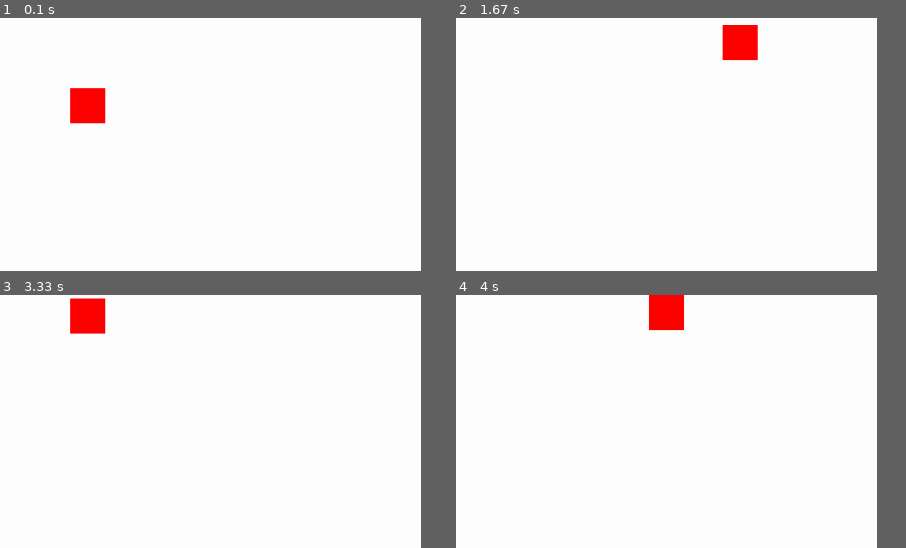
Above: before the commit, frames 1-4 (two rows, left to right).
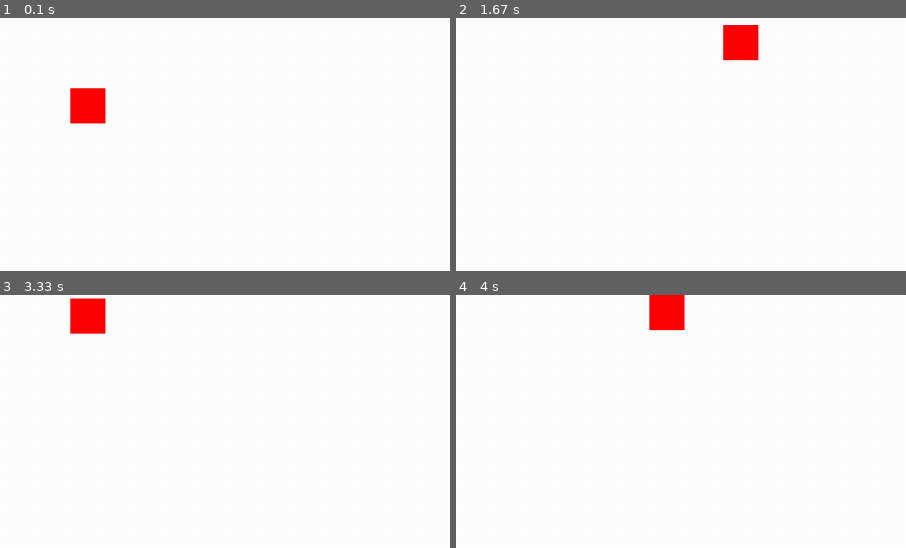
Above: after the commit, the same moments.

Repository: ToastWithCheeze/Programmering-Niva1
Game: pygame game, started from pygame/main.py
The game is run twice, just before and just after one commit, with the same random seed, the same clock (stepped at 60 frames per second) and the same inputs.
Inputs:
- Up to frame 1 (0.1 s): no input
- Up to frame 2 (1.67 s): hold Right 0.33-0.8 s; hold Up 0.83-1.13 s; hold Right 1.17-1.63 s
- Up to frame 3 (3.33 s): hold Left 1.67-2.2 s; hold Down 2.23-2.53 s; hold Left 2.57-2.97 s; hold Up from 3 s (still down)
- Up to frame 4 (4 s): release Up at 3.37 s; hold Right from 3.4 s (still down)
The pictures show only the part of the screen within x 0-50%, y 0-50%; the shares and areas given below are measured in that part.
In our replay, the window is 421x421 before the commit and 900x506 after it. These sizes can differ from the game's own. Grey fills any space a smaller window leaves; there, only what the larger window draws over its background counts as a difference.

The runs differ from the first frame. In frame 1, 0.1% of the frame differs, in the area x 15-24%, y 27-42%; in frame 2, 0.1%, in the area x 59-68%, y 2-17%; in frame 3, less than 0.1%; in frame 4, less than 0.1%.

Commit message:
Changed resolution of game

Diff:
--- a/pygame/globals.py
+++ b/pygame/globals.py
@@ -1,3 +1,3 @@
-SCREEN_WIDTH = 600
-SCREEN_HEIGHT = 600
+SCREEN_WIDTH = 1280
+SCREEN_HEIGHT = 720
 FPS = 60
